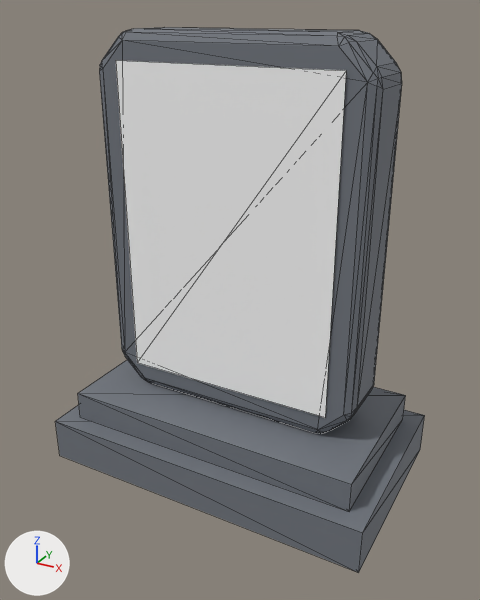
The glTF model Tombstone.glb, before and after one commit.
Both versions are drawn from a 50 mm camera at (0.78, -1.426, 1.204) aimed at (0.012, -0.03, 0.506). Lighting does not change. The marker at lower left points along +X, +Y and +Z. The picture after the commit comes second. Mesh edges are drawn as thin lines.

Objects in the first picture: 'Tombstone'.
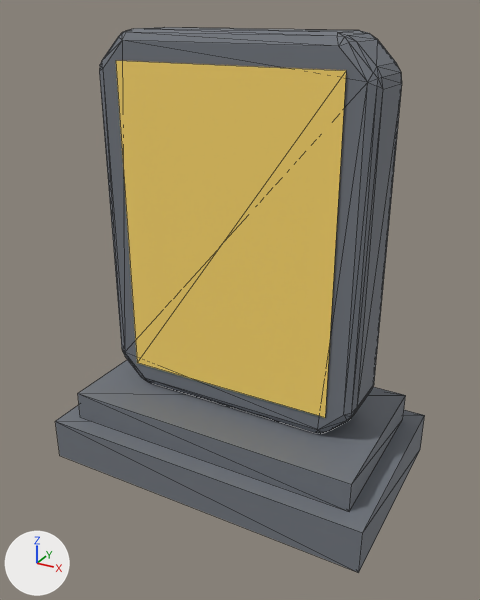
What differs and where, as boxes (x1, y1, x2, y2) in the pictures (480 x 600 px):
'Tombstone', recoloured (grey to yellow)
    both: (113, 57, 349, 443)

The change in detail:
Material 'Plaque_Mat' (mat_plaque_mat) changes colour from white #ffffff to yellow #ffdb6d; in linear values from (1.0, 1.0, 1.0) to (1.0, 0.705, 0.153).
